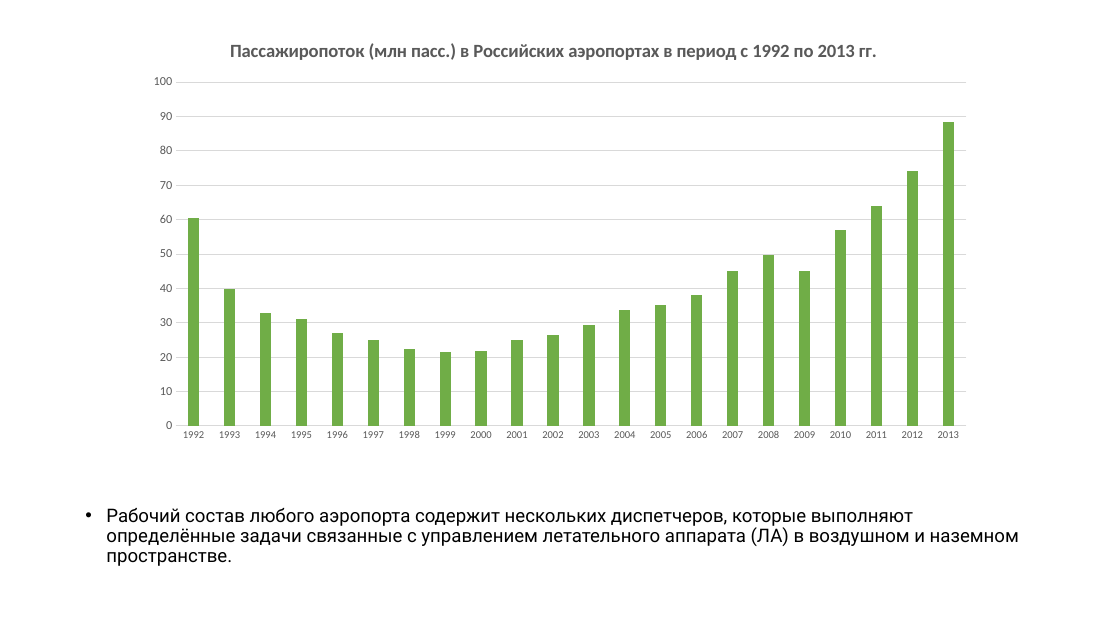
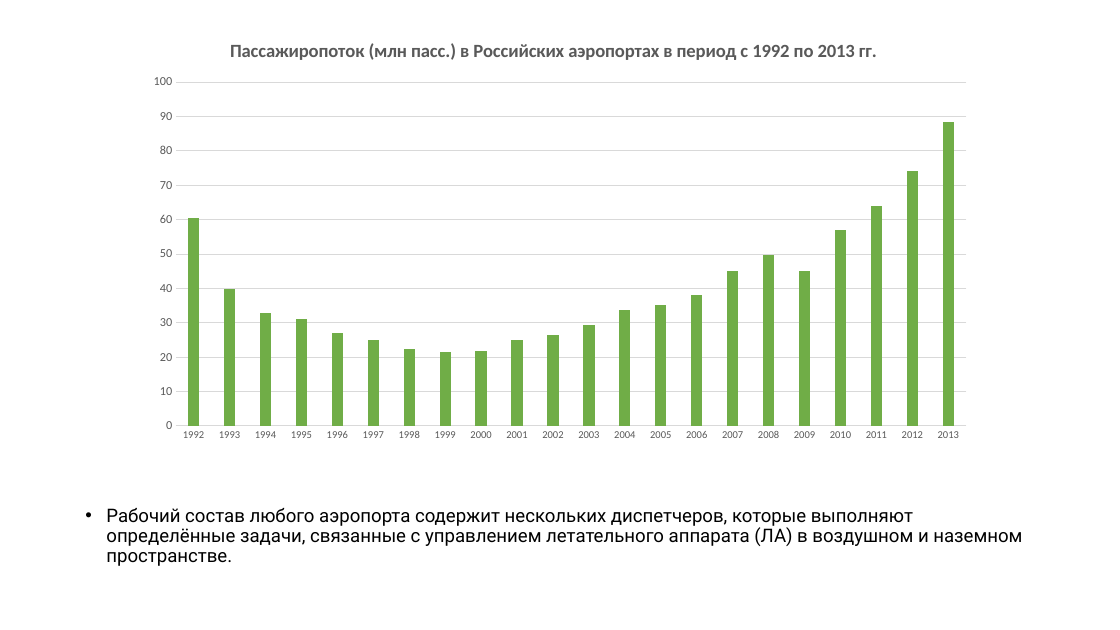
Before and after one commit to tambovnikita/Practice_MAI_6, a slide deck: slide 3 of Презентация/Презентация. Тамбов Никита М1О-309С-19.pptx. Drawn at 1120x630 pixels with LibreOffice and Linux fonts; fonts in the diff are those of the drawing. Boxes give left, top, right and bottom in pixels: in the first picture for what was removed or moved away, otherwise in the second. Text is boxed around its words. In the diff, an @@ line names an element or a change of style, - is before the commit and + after.

```diff
--- a/Презентация/Презентация. Тамбов Никита М1О-309С-19.pptx
+++ b/Презентация/Презентация. Тамбов Никита М1О-309С-19.pptx
@@ text at <box>106,508,1022,566</box>: text changed @@
-• Рабочий состав любого аэропорта содержит нескольких диспетчеров, которые выполняют определённые задачи связанные с управлением летательного аппарата (ЛА) в воздушном и наземном пространстве.
+• Рабочий состав любого аэропорта содержит нескольких диспетчеров, которые выполняют определённые задачи, связанные с управлением летательного аппарата (ЛА) в воздушном и наземном пространстве.
```
Also in this commit, not shown: 3 slides added, 10 other files.
